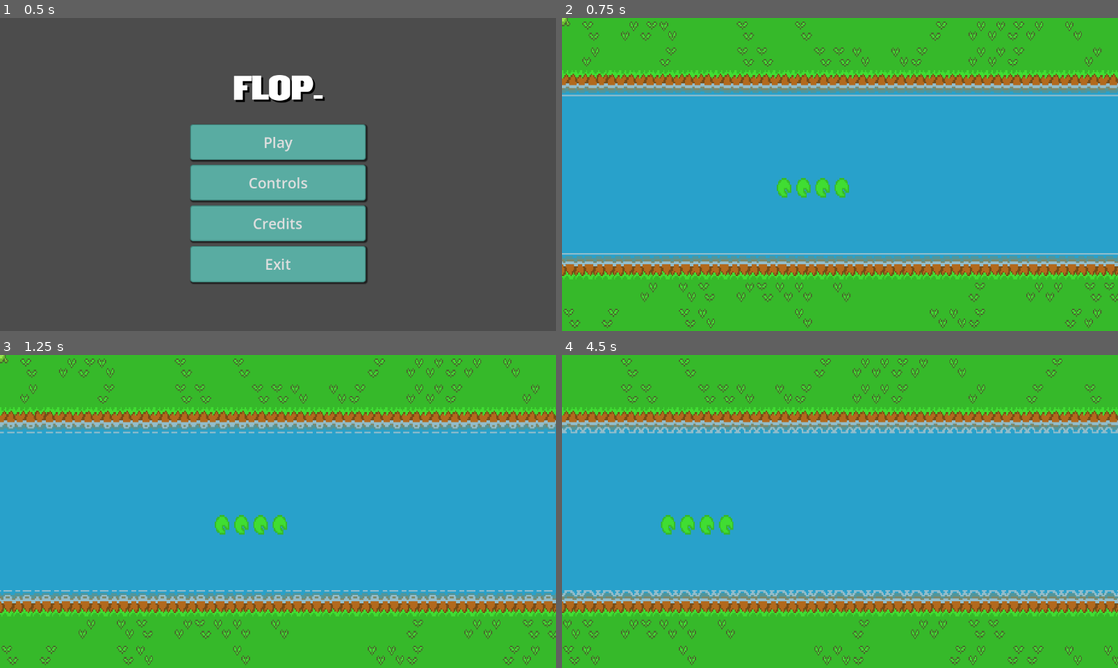
Above: before the commit, frames 1-4 (two rows, left to right).
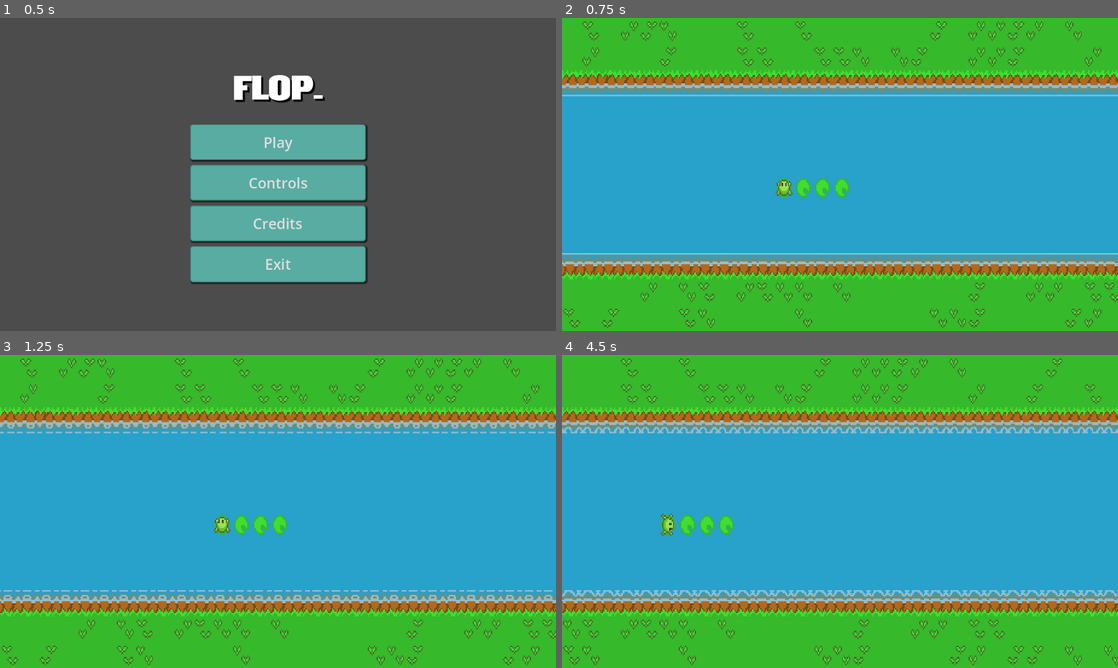
Above: after the commit, the same moments.

Repository: kinqxz/CFAC
Game: Godot game, scene res://GUI/StartMenu.tscn
The game is run twice, just before and just after one commit, with the same random seed, the same clock (stepped at 60 frames per second) and the same inputs.
Inputs:
- Up to frame 1 (0.5 s): no input
- Up to frame 2 (0.75 s): click "Play" at 0.5 s
- Up to frame 3 (1.25 s): no input
- Up to frame 4 (4.5 s): tap Enter (confirm) at 1.25, 1.35, 2 s; tap I (initial_position) at 2.1 s; tap S (look_down) at 2.85 s; tap A (look_left) at 3.6 s; tap D (look_right) at 4.35 s

Frame 1 is identical in both runs. In frame 2, 0.2% of the frame differs, in the area x 0-42%, y 0-57%; in frame 3, 0.2%; in frame 4, 0.2%, in the area x 17-24%, y 50-58%.
Error before the commit: Parse Error: Expected indented block after function declaration. (res://scripts/player.gd:99)

Commit message:
random things

Diff:
--- a/scenes/game.tscn
+++ b/scenes/game.tscn
@@ -1,8 +1,8 @@
 [gd_scene load_steps=10 format=4 uid="uid://dteh7ek58fkxp"]
 
 [ext_resource type="Texture2D" uid="uid://pcq1dhuoki6w" path="res://assets/spritesheet.png" id="1_lbhrr"]
-[ext_resource type="Script" path="res://scenes/game.gd" id="1_u5sy4"]
-[ext_resource type="PackedScene" uid="uid://cfupjx6wvq84b" path="res://scenes/lilypad.tscn" id="2_lnu2h"]
+[ext_resource type="Script" uid="uid://golhvvg7fyru" path="res://scenes/game.gd" id="1_u5sy4"]
+[ext_resource type="PackedScene" uid="uid://bngano6qjovxu" path="res://scenes/lilypad_one.tscn" id="2_lnu2h"]
 [ext_resource type="PackedScene" uid="uid://bu7lit7leolqw" path="res://scenes/WallTop.tscn" id="3_lbhrr"]
 [ext_resource type="PackedScene" uid="uid://d4k3qb75six28" path="res://scenes/WallBottom.tscn" id="4_iywne"]
 [ext_resource type="PackedScene" uid="uid://cjn7wop0iva5s" path="res://scenes/player.tscn" id="6_p57ef"]
--- a/scripts/player.gd
+++ b/scripts/player.gd
@@ -97,7 +97,7 @@
 			player.rotation_degrees = 90.0
 
 func firstGeneration() -> void:
-
+	print("test")
 
 func _ready() -> void:
 	firstGeneration()
Not shown: 1 places in GUI/StartMenu.tscn that only renumber resources
Not shown, changed: assets/Cartucho.ttf.import
Not shown, changed: assets/GAMEDAY.ttf.import
